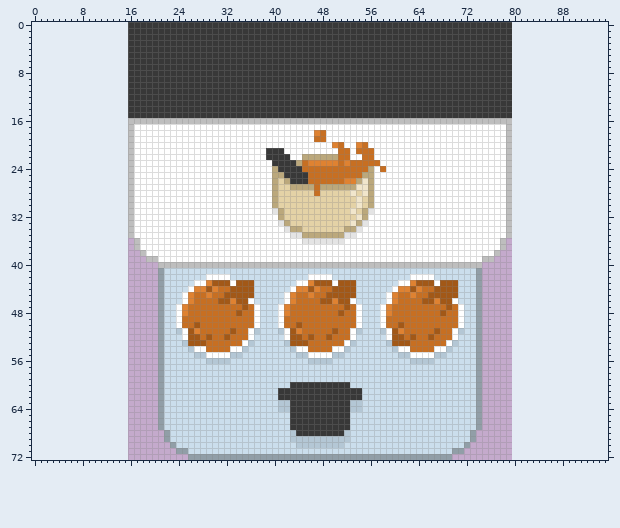
File history of a pixel-art file, overcooked/UI/Recipes/Soups/Recipe_Soup_OnionSoup.aseprite. That is the earlier state.
64x73 pixels, 1 frame. Colours within 5 levels of each other are drawn and written as one. The old version is drawn lined up with the new one, on the new canvas.
Once edited:
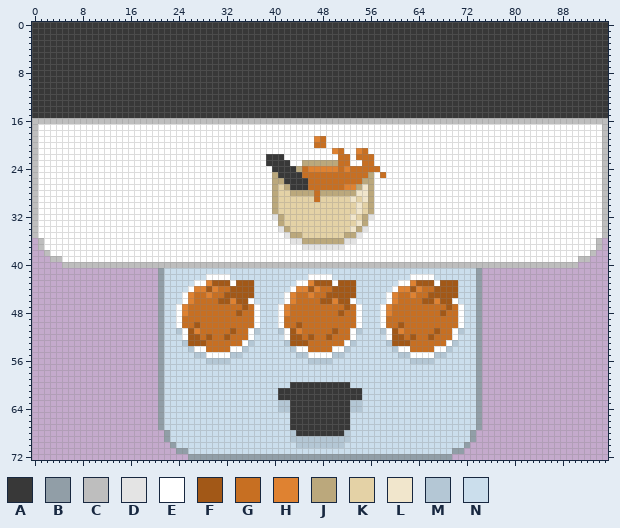
Palette (. is transparent): A #383838  B #919ea7  C #bebebe  D #e4e4e4  E #ffffff  F #a25817  G #c76f22  H #df8231  J #bba87c  K #e4d2a6  L #f1e6cc  M #b4c7d5  N #cbdeec
Message: Recipe expiration progress bar
From old to new:
canvas 64x73 -> 96x73, the old top-left corner now at 16,0
Changed rows in their new state; - is an unchanged pixel.
first column x 0:
 0 AAAAAAAAAAAAAAAA----------------------------------------------------------------AAAAAAAAAAAAAAAA
 1 AAAAAAAAAAAAAAAA----------------------------------------------------------------AAAAAAAAAAAAAAAA
 2 AAAAAAAAAAAAAAAA----------------------------------------------------------------AAAAAAAAAAAAAAAA
 3 AAAAAAAAAAAAAAAA----------------------------------------------------------------AAAAAAAAAAAAAAAA
 4 AAAAAAAAAAAAAAAA----------------------------------------------------------------AAAAAAAAAAAAAAAA
 5 AAAAAAAAAAAAAAAA----------------------------------------------------------------AAAAAAAAAAAAAAAA
 6 AAAAAAAAAAAAAAAA----------------------------------------------------------------AAAAAAAAAAAAAAAA
 7 AAAAAAAAAAAAAAAA----------------------------------------------------------------AAAAAAAAAAAAAAAA
 8 AAAAAAAAAAAAAAAA----------------------------------------------------------------AAAAAAAAAAAAAAAA
 9 AAAAAAAAAAAAAAAA----------------------------------------------------------------AAAAAAAAAAAAAAAA
10 AAAAAAAAAAAAAAAA----------------------------------------------------------------AAAAAAAAAAAAAAAA
11 AAAAAAAAAAAAAAAA----------------------------------------------------------------AAAAAAAAAAAAAAAA
12 AAAAAAAAAAAAAAAA----------------------------------------------------------------AAAAAAAAAAAAAAAA
13 AAAAAAAAAAAAAAAA----------------------------------------------------------------AAAAAAAAAAAAAAAA
14 AAAAAAAAAAAAAAAA----------------------------------------------------------------AAAAAAAAAAAAAAAA
15 AAAAAAAAAAAAAAAA----------------------------------------------------------------AAAAAAAAAAAAAAAA
16 CCCCCCCCCCCCCCCC----------------------------------------------------------------CCCCCCCCCCCCCCCC
17 CEEEEEEEEEEEEEEEE--------------------------------------------------------------EEEEEEEEEEEEEEEEC
18 CEEEEEEEEEEEEEEEE------------------------------EE------------------------------EEEEEEEEEEEEEEEEC
19 CEEEEEEEEEEEEEEEE------------------------------H-------------------------------EEEEEEEEEEEEEEEEC
20 CEEEEEEEEEEEEEEEE------------------------------GG-EE--EE-----------------------EEEEEEEEEEEEEEEEC
21 CEEEEEEEEEEEEEEEE----------------------EEE--------H-E-H-E----------------------EEEEEEEEEEEEEEEEC
22 CEEEEEEEEEEEEEEEE-------------------------E--EEEEEE---G------------------------EEEEEEEEEEEEEEEEC
23 CEEEEEEEEEEEEEEEE----------------------A---EEJJJJJJ-GEE--E---------------------EEEEEEEEEEEEEEEEC
24 CEEEEEEEEEEEEEEEE-----------------------A---J-HHHHH-H---GGE--------------------EEEEEEEEEEEEEEEEC
25 CEEEEEEEEEEEEEEEE------------------------A---G---------G--G--------------------EEEEEEEEEEEEEEEEC
26 CEEEEEEEEEEEEEEEE------------------------JA---------GGGJ-----------------------EEEEEEEEEEEEEEEEC
27 CEEEEEEEEEEEEEEEE-------------------------JAAAG-GGGGHHJ------------------------EEEEEEEEEEEEEEEEC
28 CEEEEEEEEEEEEEEEE--------------------------JJJJ-JJJJJJL------------------------EEEEEEEEEEEEEEEEC
29 CEEEEEEEEEEEEEEEE------------------------------G-----LKL-----------------------EEEEEEEEEEEEEEEEC
30 CEEEEEEEEEEEEEEEE--------------------------------------------------------------EEEEEEEEEEEEEEEEC
31 CEEEEEEEEEEEEEEEE-----------------------JK-----------KLKJ----------------------EEEEEEEEEEEEEEEEC
32 CEEEEEEEEEEEEEEEE-----------------------D------------LK-D----------------------EEEEEEEEEEEEEEEEC
33 CEEEEEEEEEEEEEEEE------------------------JK----------KLJ-----------------------EEEEEEEEEEEEEEEEC
34 CEEEEEEEEEEEEEEEE------------------------DJKK-------KLJD-----------------------EEEEEEEEEEEEEEEEC
35 CEEEEEEEEEEEEEEEE-------------------------DJJKKKKKKKJJD------------------------EEEEEEEEEEEEEEEEC
36 -CEEEEEEEEEEEEEEEE-------------------------DDJJJJJJJDD------------------------EEEEEEEEEEEEEEEEC-
37 -CEEEEEEEEEEEEEEEE---------------------------DDDDDDD--------------------------EEEEEEEEEEEEEEEEC-
38 --CEEEEEEEEEEEEEEEE----------------------------------------------------------EEEEEEEEEEEEEEEEC--
39 ---CCEEEEEEEEEEEEEEEE------------------------------------------------------EEEEEEEEEEEEEEEECC---
40 -----CCCCCCCCCCCCCCCC------------------------------------------------------CCCCCCCCCCCCCCCC-----
Where, in picture pixels (left, top, right, bottom), the same in both pictures:
changed: (32, 22, 158, 268)
changed: (482, 22, 608, 268)
changed: (266, 130, 386, 250)
